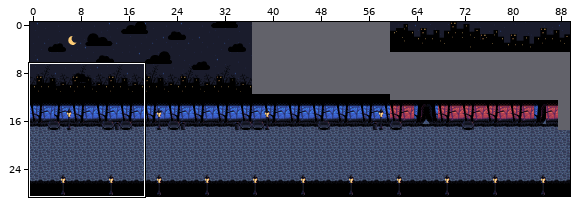
Two versions of a level (Tiled map, assets/tilemap.tmx). Above: a wide view before the commit, with the close-up outlined.
Close-up. As it was:
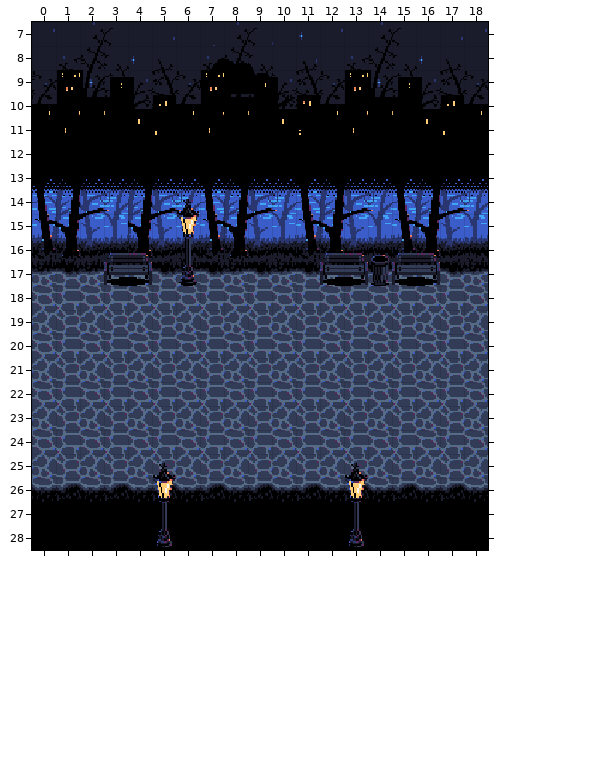
Cells are 16x16 px. Shown: x 0..18, y 7..28. The commit also changed other parts of the map, which this record leaves out. Tiles whose own drawing changed are shown in their newer look in all pictures.
The result:
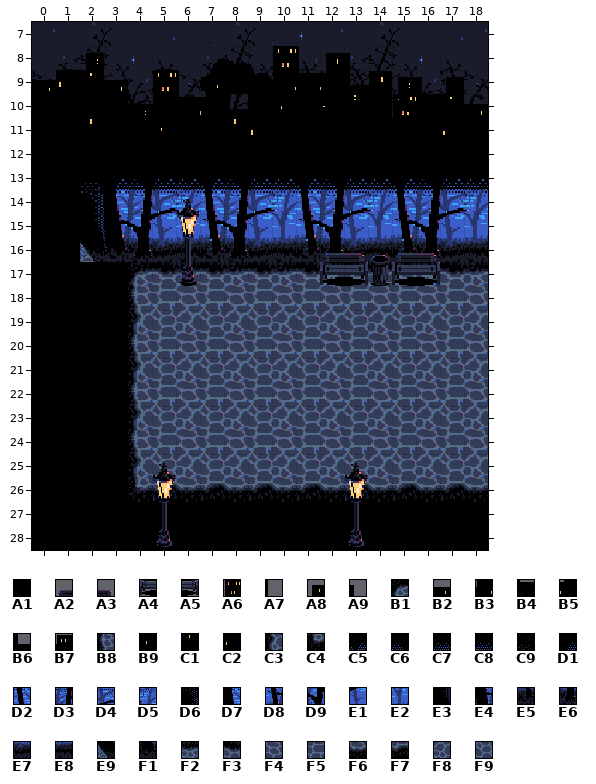
Key: from "Sombervale": A1 41, A2 54, A3 55, A4 74, A5 75, A6 81, A7 82, A8 83, A9 84, B1 96, B2 100, B3 101, B4 102, B5 103, B6 104, B7 105, B8 116, B9 121, C1 124, C2 125, C3 136, C4 156, C5 260, C6 261, C7 262, C8 263, C9 266, D1 267, D2 280, D3 281, D4 282, D5 283, D6 286, D7 287, D8 300, D9 301, E1 302, E2 303, E3 306, E4 307, E5 320, E6 321, E7 322, E8 323, E9 326, F1 327, F2 340, F3 341, F4 360, F5 361, F6 362, F7 363, F8 380, F9 381.
__ is an empty cell, .. an unchanged one.
Changes in this commit:
--- layer "City"
@@ x 0..17 @@
- 8 .. .. __ .. .. .. .. .. .. .. __ __ __ __ .. .. .. ..
- 9 __ A6 A7 A8 A9 __ __ A6 .. .. A9 __ __ A6 A7 .. .. __
-10 B2 B3 B4 B5 B6 B7 B2 B3 B4 B5 B6 B7 B2 B3 B4 B5 B6 B7
-11 .. .. A1 .. C1 C2 .. .. A1 A1 C1 .. .. .. .. .. C1 ..
+ 8 .. .. A8 .. .. .. .. .. .. .. A6 A7 A8 A9 .. .. .. ..
+ 9 B2 C2 C1 B2 __ A6 A7 A8 .. .. B3 B4 B5 B6 B7 .. .. A8
+10 A1 A1 C2 A1 B2 B3 B4 B5 B6 A1 B9 A1 C2 C1 C2 A6 C2 C1
+11 .. .. C1 .. A1 B9 .. .. C1 C2 A1 .. .. .. .. .. A1 ..
--- layer "Treeline"
@@ x 0..4 @@
-13 C5 C6 C7 C8 ..
-14 D2 D3 D4 D5 ..
-15 D8 D9 E1 E2 ..
-16 E5 E6 E7 E8 ..
-17 F2 F3 F2 F3 F2
-18 F4 F5 F4 F5 F4
-19 F8 F9 F8 F9 F8
-20 F4 F5 F4 F5 F4
-21 F8 F9 F8 F9 F8
-22 F4 F5 F4 F5 F4
-23 F8 F9 F8 F9 F8
-24 F4 F5 F4 F5 F4
-25 F8 F9 F8 F9 F8
-26 F6 F7 F6 F7 F6
+13 A1 A1 C9 D1 ..
+14 A1 A1 D6 D7 ..
+15 A1 A1 E3 E4 ..
+16 A1 A1 E9 F1 ..
+17 A1 A1 A1 A1 B1
+18 A1 A1 A1 A1 B8
+19 A1 A1 A1 A1 C3
+20 A1 A1 A1 A1 B8
+21 A1 A1 A1 A1 C3
+22 A1 A1 A1 A1 B8
+23 A1 A1 A1 A1 C3
+24 A1 A1 A1 A1 B8
+25 A1 A1 A1 A1 C3
+26 A1 A1 A1 A1 C4
--- layer "Ground"
@@ x 3..4 @@
-16 A2 A3
-17 A4 A5
+16 __ __
+17 __ __
Pixel boxes of the changes (left, top, right, bottom) in both close-ups:
changed: (32, 46, 464, 135)
changed: (32, 179, 152, 502)
